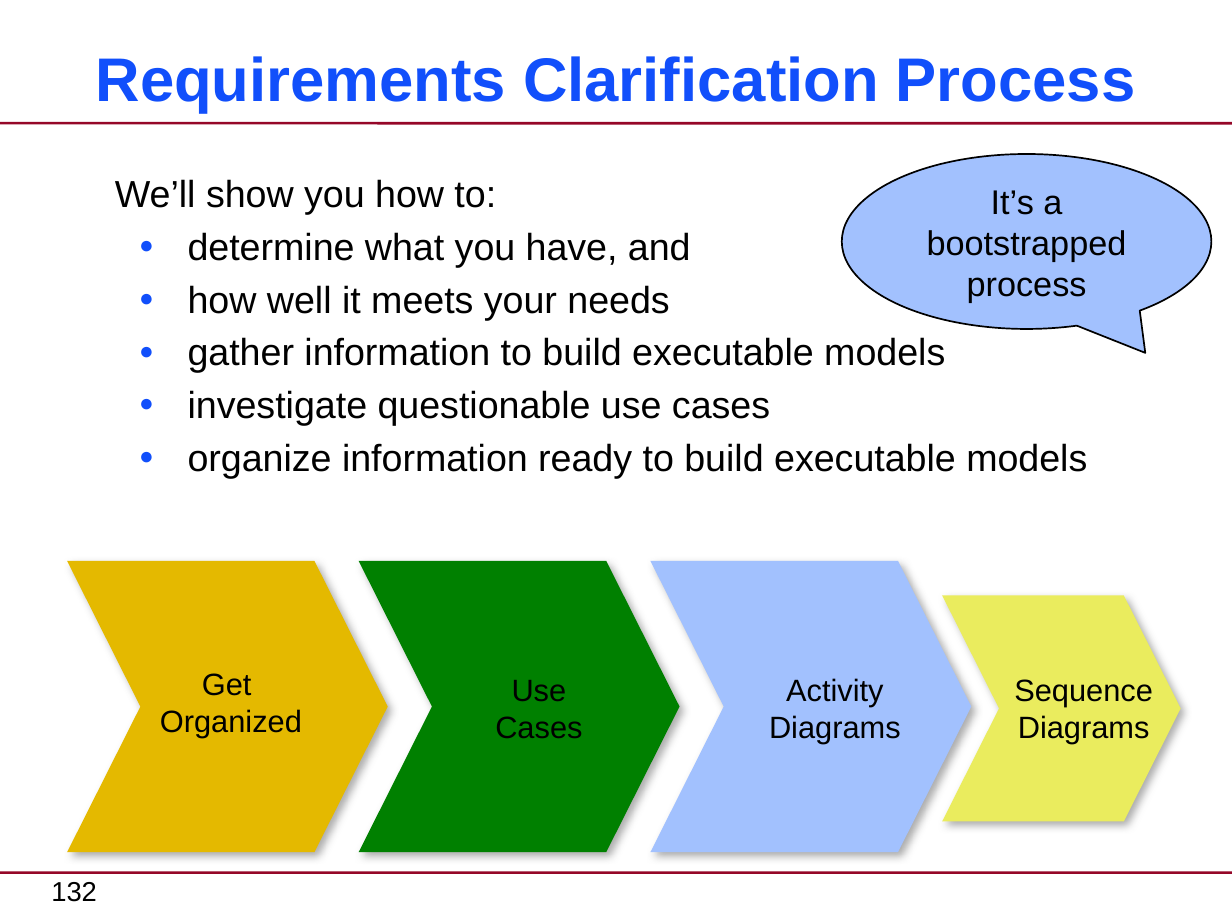
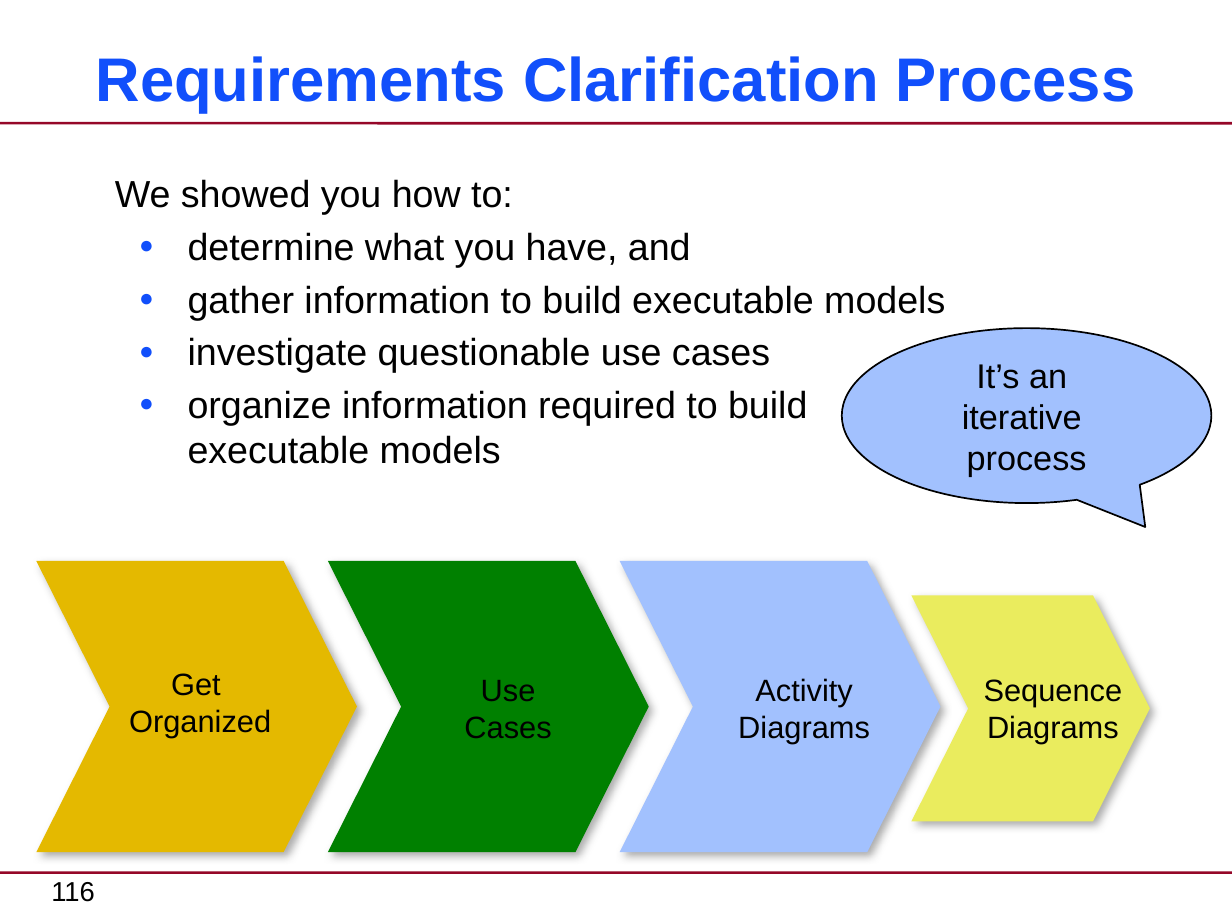
Before and after one commit to xtuml/training, a slide deck: slide 116 of courses/xtUML-Modeling/Requirements-Clarification/RequirementsClarification-CourseSlides.pptx (slide 132 before the commit). Drawn at 1232x924 pixels with LibreOffice and Linux fonts; fonts in the diff are those of the drawing. Boxes give left, top, right and bottom in pixels: in the first picture for what was removed or moved away, otherwise in the second. Text is boxed around its words. In the diff, an @@ line names an element or a change of style, - is before the commit and + after.

```diff
--- a/courses/xtUML-Modeling/Requirements-Clarification/RequirementsClarification-CourseSlides.pptx
+++ b/courses/xtUML-Modeling/Requirements-Clarification/RequirementsClarification-CourseSlides.pptx
@@ text at (115,179,513,215): text changed @@
-We’ll show you how to:
+We showed you how to:
@@ text at (188,285,669,320): paragraph removed @@
-  ● how well it meets your needs
@@ speech bubble "It’s an iterative process": place and size @@
-speech bubble "It’s an iterative process" at (841,154,1211,329)
+speech bubble "It’s an iterative process" at (841,328,1211,503)
@@ text in speech bubble at (962,364,1087,476): text changed @@
-It’s a bootstrapped process
+It’s an
+iterative
+process
@@ text at (188,390,807,464): text changed @@
-  ● organize information ready to build executable models
+  ● organize information required to build
+    executable models
@@ 4 texts, 4 chevrons: place and size @@
-4 texts, 4 chevrons at (68,561,1181,851)
+4 texts, 4 chevrons at (37,561,1151,851)
@@ page number at (51,882,94,902): text changed @@
-132
+116
```
Also in this commit, not shown: 44 other slides changed, 17 slides added, 34 slides removed.
